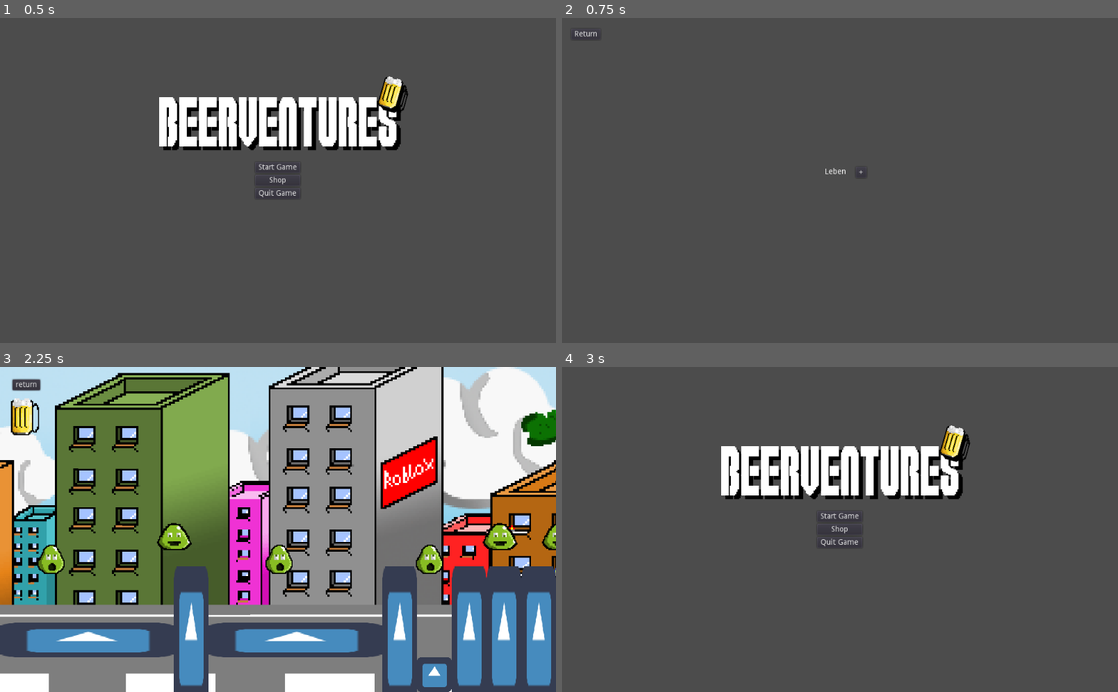
Above: before the commit, frames 1-4 (two rows, left to right).
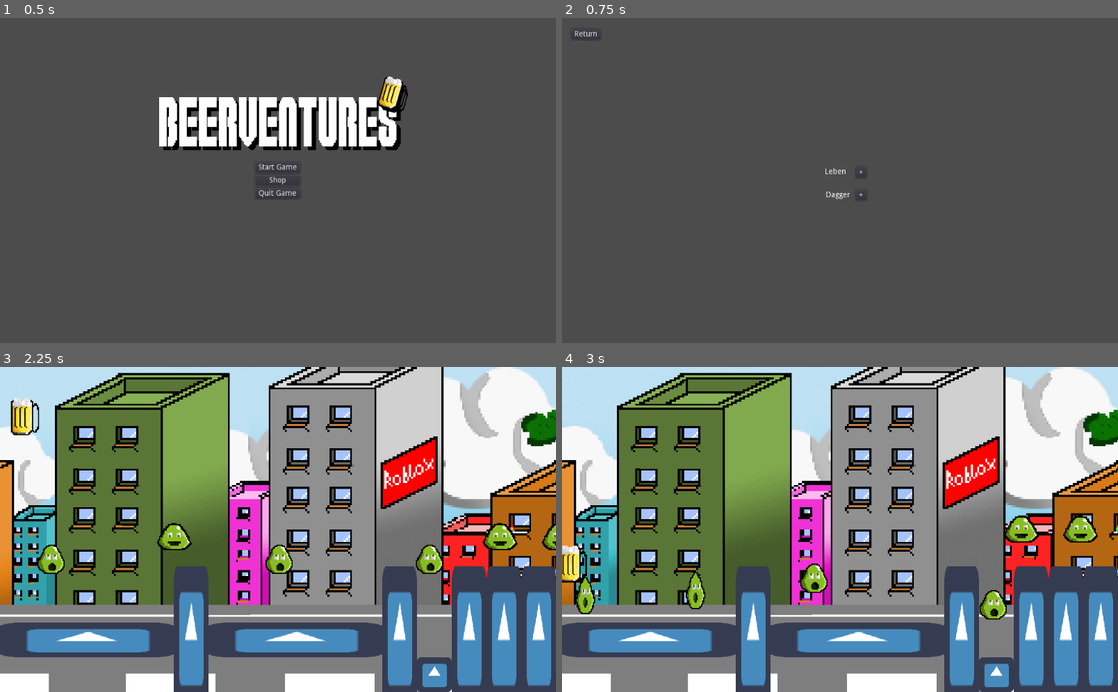
Above: after the commit, the same moments.

Repository: lastleon/Beerventures
Game: Godot game, scene res://TitleScreen.tscn
Same seed, same stepped clock (60 frames per second), same inputs: the game is played once before the commit and once after it. The engine's default icon, where the game draws it, is replaced by a stand-in: a white triangle on a blue panel in a dark square.
Inputs (mouse positions are in pixels of both pictures, inside the frame that each line leads up to):
- Up to frame 1 (0.5 s): no input
- Up to frame 2 (0.75 s): click "Shop" at 0.5 s
- Up to frame 3 (2.25 s): click "Return" at 1.25 s; click "Start Game" at 2 s
- Up to frame 4 (3 s): click (589, 383) at 2.75 s, where only the run before the commit has a clickable "return"

Frame 1 is identical in both runs. In frame 2, less than 0.1% of the frame differs, in the area x 47-55%, y 53-56%; in frame 3, 0.2%; in frame 4, 89%, in the area x 0-100%, y 0-100%.

Commit message:
added shop and item mechanics

Diff:
--- a/Global.gd
+++ b/Global.gd
@@ -2,17 +2,20 @@
 
 const LEVEL_LENGTH = 30
 const LEVELS = ["city", "testworld"]
+const BASELIFE = 10
 
 # this should be recognized automatically
 var ALL_LEVEL_MODULES = parse_modules() # level : [modules]
 var ALL_LEVEL_ENEMIES = parse_level_enemy_data() # level : {enemy : spawn_frequency(normalized to level)}
+var ALL_ITEMS = [] # parse items file
 var level_index = 0
 
 var frames_since_last_hit = 0
 var invincibility_frames = 15
 
 # upgrade Variables
-var baseLife = 10
+var startingLife = 10
+
 
 # this is always the starter-config
 # more values will come soon
@@ -23,15 +26,32 @@
 	"ENEMIES" : [],
 	"ENEMY_COUNT" : "10",
 	"PLAYER_STATS": {
-		"LIFE" : str(baseLife),
+		"LIFE" : str(startingLife),
 		"SCORE" : "0",
-		"ITEMS" : [],
+		"MONEY" : "100",
+		"ITEM_IN_HAND" : "none",
+		"ITEMS" : {},
 	}
 }
 
-
-func add_score(var points):
-	config["PLAYER_STATS"]["SCORE"] = str(points + int(config["PLAYER_STATS"]["SCORE"]))
+func _process(delta):
+	if Input.is_action_just_pressed("action_key"):
+		if config["PLAYER_STATS"]["ITEM_IN_HAND"] != "none":
+			config["PLAYER_STATS"]["ITEMS"][config["PLAYER_STATS"]["ITEM_IN_HAND"]].use_item()
+
+func add_money(var money):
+	config["PLAYER_STATS"]["MONEY"] = str(money + int(config["PLAYER_STATS"]["MONEY"]))
+
+func add_health(var health):
+	config["PLAYER_STATS"]["LIFE"] = str(health + int(config["PLAYER_STATS"]["LIFE"]))
+	startingLife += health
+
+func add_item(var item) -> bool:
+	if item in ALL_ITEMS and not (item in config["PLAYER_STATS"]["ITEMS"]):
+		config["PLAYER_STATS"]["ITEMS"][item] = load("res://items/" + item + ".tscn").instance()
+		config["PLAYER_STATS"]["ITEM_IN_HAND"] = item
+		return true
+	return false
 
 func damage_player(var damage):
 	if invincible():
@@ -49,7 +69,7 @@
 	config["ENEMIES"] = make_enemy_array()
 	config["ENEMY_COUNT"] = "10"
 
-	config["PLAYER_STATS"]["LIFE"] = str(baseLife)
+	config["PLAYER_STATS"]["LIFE"] = str(startingLife)
 	config["PLAYER_STATS"]["SCORE"] = "0"
 	# items stay the same
 
@@ -64,6 +84,7 @@
 
 func _ready():
 	OS.set_window_resizable(false)
+	ALL_ITEMS = parse_items()
 	config["LEVEL_MODULES"] = make_level()
 	config["ENEMIES"] = make_enemy_array()
 
@@ -182,6 +203,24 @@
 		print("There was a problem when trying to open the path: " + path)
 
 	return module_dict
+
+func parse_items() -> Array:
+	var path = "res://items/"
+	var dir = Directory.new()
+	var return_array = ["none"]
+	if dir.open(path) == OK:
+		dir.list_dir_begin()
+		var filename = dir.get_next()
+		while filename != "":
+			if not dir.current_is_dir() and filename != "." and filename != ".." and filename.ends_with(".tscn"):
+				return_array.append(filename.substr(0,filename.length()-5))
+			filename = dir.get_next()
+	else:
+		print("There was a problem when trying to open the path: " + path)
+
+	return return_array
+
+
 
 func parse_level_enemy_data() -> Dictionary:
 	# find all enemies
--- a/Shop.gd
+++ b/Shop.gd
@@ -1,9 +1,29 @@
 extends Control
 
+var health_cost = 10
+var dagger_cost = 30
 
-func _on_Button1_pressed():
-	get_tree().change_scene("res://TitleScreen.tscn")
+func _on_buy_dagger_pressed():
+	var config = Global.get_current_config()
+	if int(config["PLAYER_STATS"]["MONEY"]) >= dagger_cost:
+		if Global.add_item("dagger"):
+			Global.add_money(-dagger_cost)
+			print("Dagger added!")
+		else:
+			print("You already own this item...")
+	else:
+		print("OOOOOF, ya fuckin' broke, boi")
 
 
-func _on_Button2_pressed():
-	Global.baseLife += 1
+func _on_buy_health_pressed():
+	var config = Global.get_current_config()
+	if int(config["PLAYER_STATS"]["MONEY"]) >= health_cost:
+		Global.add_money(-health_cost)
+		Global.add_health(5)
+		print("New health: " + Global.get_current_config()["PLAYER_STATS"]["LIFE"])
+	else:
+		print("OOOOOF, ya fuckin' broke, boi")
+
+
+func _on_return_button_pressed():
+	get_tree().change_scene("res://TitleScreen.tscn")
--- a/Shop.tscn
+++ b/Shop.tscn
@@ -22,17 +22,24 @@
 margin_right = 72.0
 margin_bottom = 40.0
 
-[node name="Button1" type="Button" parent="MarginContainer/CenterContainer/VBoxContainer"]
+[node name="return_button" type="Button" parent="MarginContainer/CenterContainer/VBoxContainer"]
 margin_right = 54.0
 margin_bottom = 20.0
 text = "Return"
 
-[node name="Label" type="Label" parent="."]
+[node name="Leben" type="Label" parent="."]
 margin_left = 484.376
 margin_top = 277.129
 margin_right = 528.376
 margin_bottom = 291.129
 text = "Leben"
+
+[node name="Dagger" type="Label" parent="."]
+margin_left = 485.805
+margin_top = 320.32
+margin_right = 529.805
+margin_bottom = 334.32
+text = "Dagger"
 
 [node name="MarginContainer2" type="MarginContainer" parent="."]
 margin_left = 522.202
@@ -53,9 +60,34 @@
 margin_right = 39.0
 margin_bottom = 30.0
 
-[node name="Button2" type="Button" parent="MarginContainer2/CenterContainer/VBoxContainer"]
+[node name="buy_health" type="Button" parent="MarginContainer2/CenterContainer/VBoxContainer"]
 margin_right = 20.0
 margin_bottom = 20.0
 text = "+"
-[connection signal="pressed" from="MarginContainer/CenterContainer/VBoxContainer/Button1" to="." method="_on_Button1_pressed"]
-[connection signal="pressed" from="MarginContainer2/CenterContainer/VBoxContainer/Button2" to="." method="_on_Button2_pressed"]
+
+[node name="MarginContainer3" type="MarginContainer" parent="."]
+margin_left = 522.202
+margin_top = 307.433
+margin_right = 580.202
+margin_bottom = 347.433
+__meta__ = {
+"_edit_group_": true
+}
+
+[node name="CenterContainer" type="CenterContainer" parent="MarginContainer3"]
+margin_right = 58.0
+margin_bottom = 40.0
+
+[node name="VBoxContainer" type="VBoxContainer" parent="MarginContainer3/CenterContainer"]
+margin_left = 19.0
+margin_top = 10.0
+margin_right = 39.0
+margin_bottom = 30.0
+
+[node name="buy_dagger" type="Button" parent="MarginContainer3/CenterContainer/VBoxContainer"]
+margin_right = 20.0
+margin_bottom = 20.0
+text = "+"
+[connection signal="pressed" from="MarginContainer/CenterContainer/VBoxContainer/return_button" to="." method="_on_return_button_pressed"]
+[connection signal="pressed" from="MarginContainer2/CenterContainer/VBoxContainer/buy_health" to="." method="_on_buy_health_pressed"]
+[connection signal="pressed" from="MarginContainer3/CenterContainer/VBoxContainer/buy_dagger" to="." method="_on_buy_dagger_pressed"]
--- a/items/testcoin.gd
+++ b/coins/testcoin.gd
@@ -2,12 +2,7 @@
 
 class_name Testcoin
 
-func _ready():
-	pass
-
-
 func _on_Area2D_body_entered(body):
 	if body.get_name() == "Player":
-		Global.add_score(20)
-		#print(Global.get_current_config()["PLAYER_STATS"])
+		Global.add_money(20)
 		queue_free()
--- a/items/testcoin.tscn
+++ b/coins/testcoin.tscn
@@ -1,7 +1,7 @@
 [gd_scene load_steps=4 format=2]
 
-[ext_resource path="res://items/testcoin.gd" type="Script" id=1]
-[ext_resource path="res://items/res/testcoin.png" type="Texture" id=2]
+[ext_resource path="res://coins/testcoin.gd" type="Script" id=1]
+[ext_resource path="res://coins/res/testcoin.png" type="Texture" id=2]
 
 [sub_resource type="CircleShape2D" id=1]
 radius = 42.0
--- /dev/null
+++ b/items/dagger.gd
@@ -0,0 +1,4 @@
+extends KinematicBody2D
+
+func use_item():
+	print("yay") # has to be changed
--- /dev/null
+++ b/items/dagger.tscn
@@ -0,0 +1,10 @@
+[gd_scene load_steps=2 format=2]
+
+[ext_resource path="res://items/dagger.gd" type="Script" id=1]
+
+[node name="KinematicBody2D" type="KinematicBody2D"]
+script = ExtResource( 1 )
+
+[node name="CollisionShape2D" type="CollisionShape2D" parent="."]
+
+[node name="Sprite" type="Sprite" parent="."]
--- a/level/testworld/coins_without_platform.tscn
+++ b/level/testworld/coins_without_platform.tscn
@@ -1,7 +1,7 @@
 [gd_scene load_steps=3 format=2]
 
 [ext_resource path="res://level/testworld/coins_without_platform.gd" type="Script" id=1]
-[ext_resource path="res://items/testcoin.tscn" type="PackedScene" id=2]
+[ext_resource path="res://coins/testcoin.tscn" type="PackedScene" id=2]
 
 [node name="Node2D" type="Node2D"]
 script = ExtResource( 1 )
--- a/project.godot
+++ b/project.godot
@@ -12,7 +12,7 @@
 "base": "Area2D",
 "class": "Testcoin",
 "language": "GDScript",
-"path": "res://items/testcoin.gd"
+"path": "res://coins/testcoin.gd"
 } ]
 _global_script_class_icons={
 "Testcoin": ""
@@ -32,6 +32,14 @@
 
 physics_engine=false
 
+[input]
+
+action_key={
+"deadzone": 0.5,
+"events": [ Object(InputEventKey,"resource_local_to_scene":false,"resource_name":"","device":0,"alt":false,"shift":false,"control":false,"meta":false,"command":false,"pressed":false,"scancode":32,"unicode":0,"echo":false,"script":null)
+ ]
+}
+
 [rendering]
 
 environment/default_environment="res://default_env.tres"
--- a/world.tscn
+++ b/world.tscn
@@ -12,27 +12,3 @@
 
 [node name="Background" type="Sprite" parent="ParallaxBackground/ParallaxLayer"]
 centered = false
-
-[node name="MarginContainer" type="MarginContainer" parent="."]
-margin_left = 22.9116
-margin_top = 12.8878
-margin_right = 73.9116
-margin_bottom = 52.8878
-__meta__ = {
-"_edit_group_": true
-}
-
-[node name="CenterContainer" type="CenterContainer" parent="MarginContainer"]
-margin_right = 51.0
-margin_bottom = 40.0
-
-[node name="VBoxContainer" type="VBoxContainer" parent="MarginContainer/CenterContainer"]
-margin_top = 10.0
-margin_right = 51.0
-margin_bottom = 30.0
-
-[node name="Button" type="Button" parent="MarginContainer/CenterContainer/VBoxContainer"]
-margin_right = 51.0
-margin_bottom = 20.0
-text = "return"
-[connection signal="pressed" from="MarginContainer/CenterContainer/VBoxContainer/Button" to="." method="_on_Button_pressed"]
Renamed: items/res/testcoin.png -> coins/res/testcoin.png
Not shown, changed: coins/res/testcoin.png.import
Not shown, added: sounds/Hissen_der_Flagge_ein.wav.import
